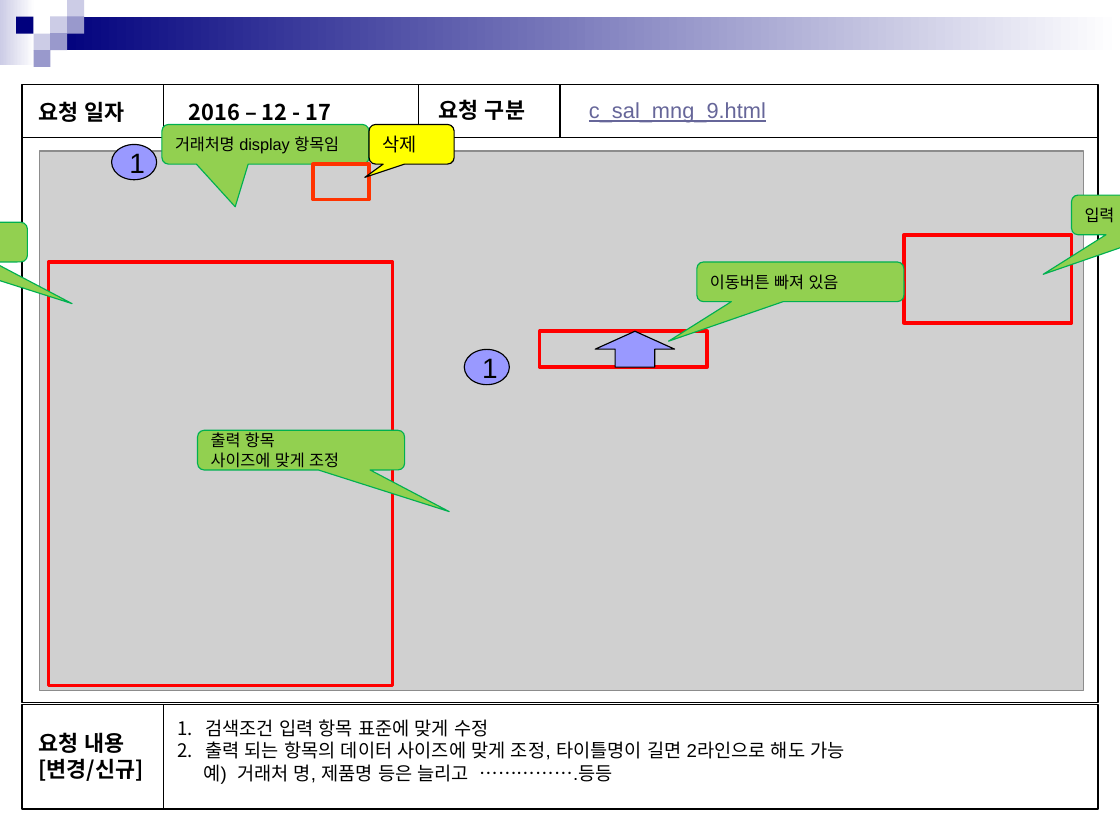
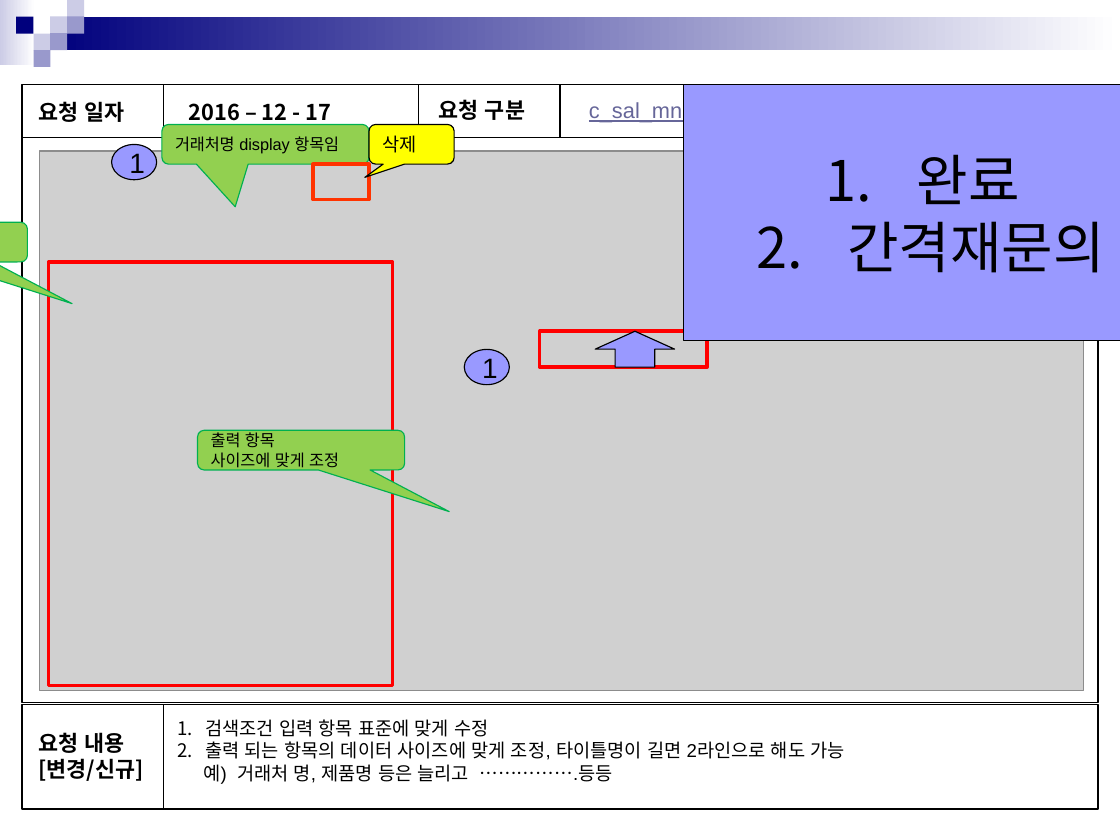
Before and after one commit to in-yong/sinsin_project, a slide deck: slide 8 of 공유문서/수정요청/화면점검(공통,영업,자재,전체)_20161218/화면점검_20161218(영업).pptx. Drawn at 1120x840 pixels with LibreOffice and Linux fonts; fonts in the diff are those of the drawing; grey boxes stand for pictures. Boxes give left, top, right and bottom in pixels: in the first picture for what was removed or moved away, otherwise in the second. Text is boxed around its words. In the diff, an @@ line names an element or a change of style, - is before the commit and + after.

Commit message:
[김영은] 영업페이지 수정완료, 반영이미지추가

```diff
--- a/공유문서/수정요청/화면점검(공통,영업,자재,전체)_20161218/화면점검_20161218(영업).pptx
+++ b/공유문서/수정요청/화면점검(공통,영업,자재,전체)_20161218/화면점검_20161218(영업).pptx
@@ rectangle added at [683, 85, 1120, 340], fill #9999FF, outline #000000 0.75 pt, 36 pt, text #000000 @@
+1. 완료
+2. 간격재문의
@@ rectangle removed at [904, 235, 1072, 324] @@
@@ rounded speech box removed at [697, 262, 904, 301] @@
-이동버튼 빠져 있음
```
Also in this commit, not shown: 6 other slides changed, 22 other files.
